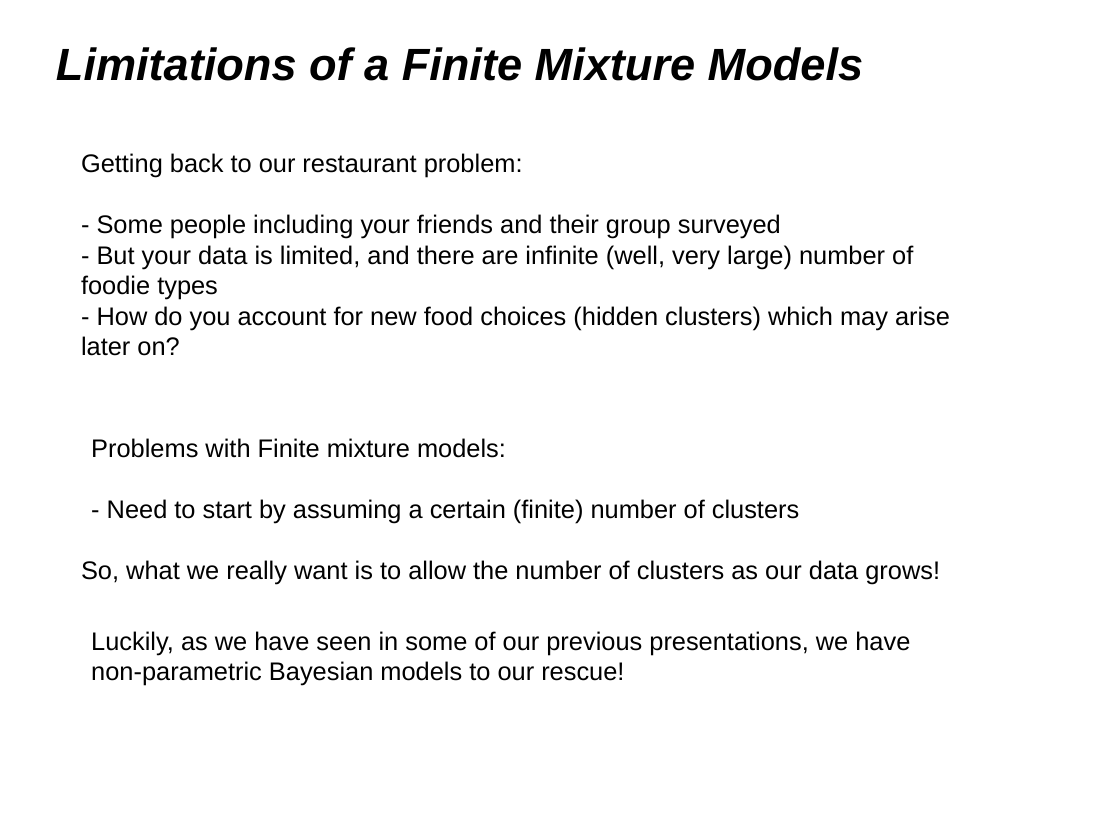
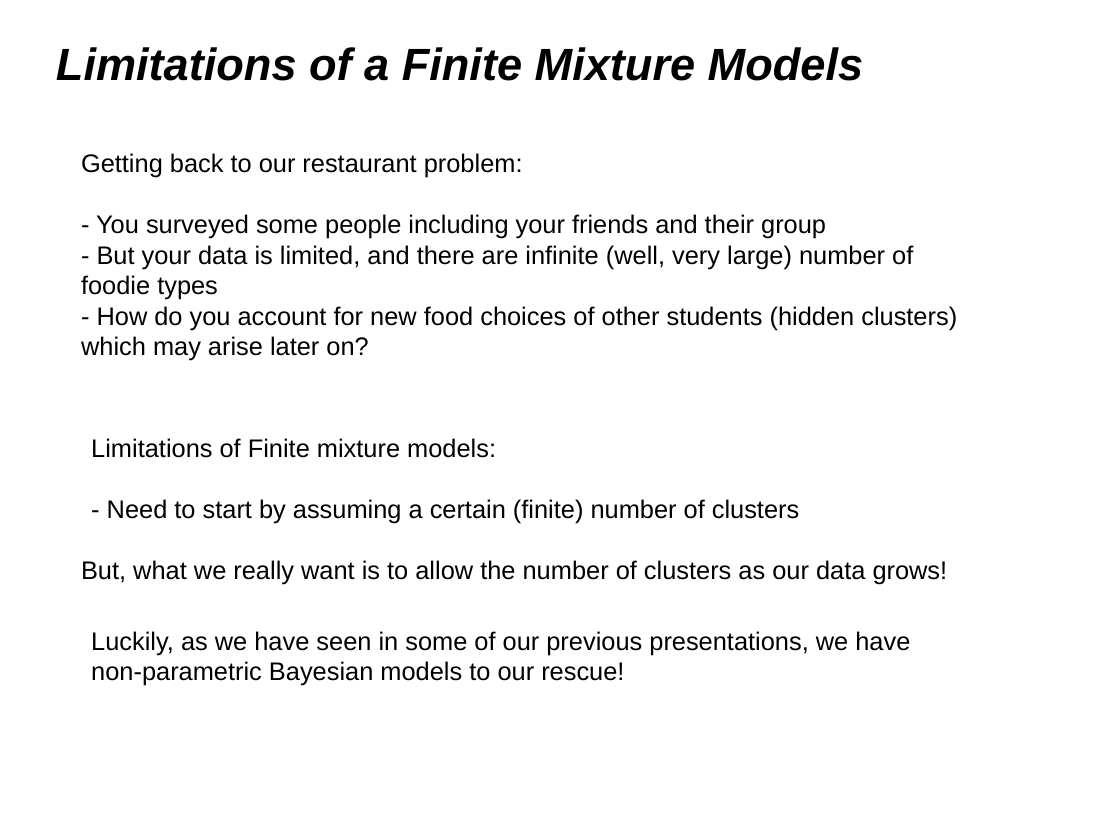
Before and after one commit to afcarl/Dirichlet_Processes, a slide deck: slide 9 of Dirichlet_process.odp (slide 7 before the commit). Drawn at 1120x840 pixels with LibreOffice and Linux fonts; fonts in the diff are those of the drawing. Boxes give left, top, right and bottom in pixels: in the first picture for what was removed or moved away, otherwise in the second. Text is boxed around its words. In the diff, an @@ line names an element or a change of style, - is before the commit and + after.

```diff
--- a/Dirichlet_process.odp
+++ b/Dirichlet_process.odp
@@ text at (96,214,826,239): text changed @@
-- Some people including your friends and their group surveyed
+- You surveyed some people including your friends and their group
@@ text at (81,306,957,361): text changed @@
-- How do you account for new food choices (hidden clusters) which may arise later on?
+- How do you account for new food choices of other students (hidden clusters) which may arise later on?
@@ text at (91,438,496,458): text changed @@
-Problems with Finite mixture models:
+Limitations of Finite mixture models:
@@ text at (81,560,948,584): text changed @@
-So, what we really want is to allow the number of clusters as our data grows!
+But, what we really want is to allow the number of clusters as our data grows!
```
Also in this commit, not shown: 4 other slides changed, 4 slides added, 1 slide removed.
